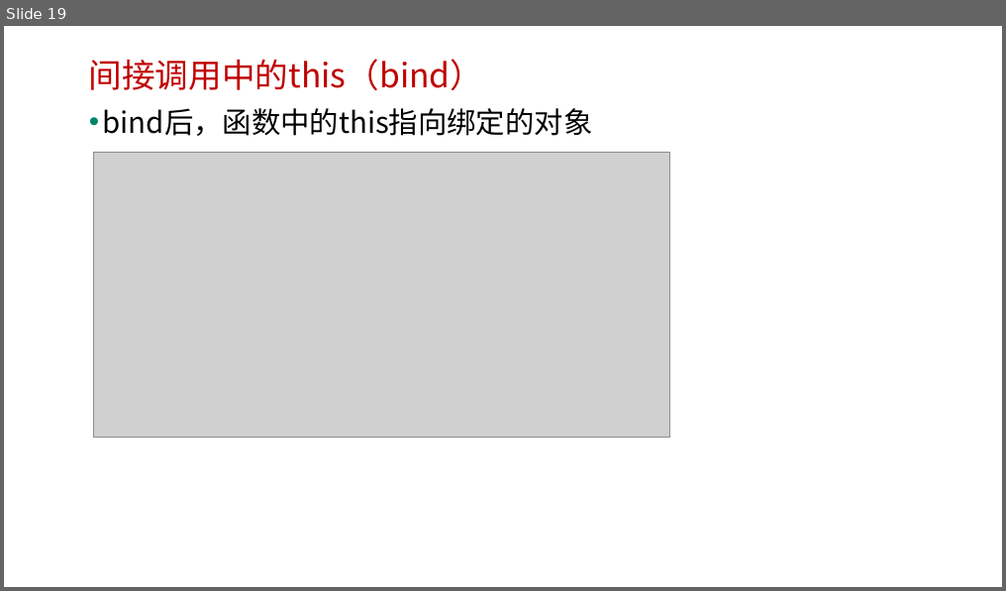
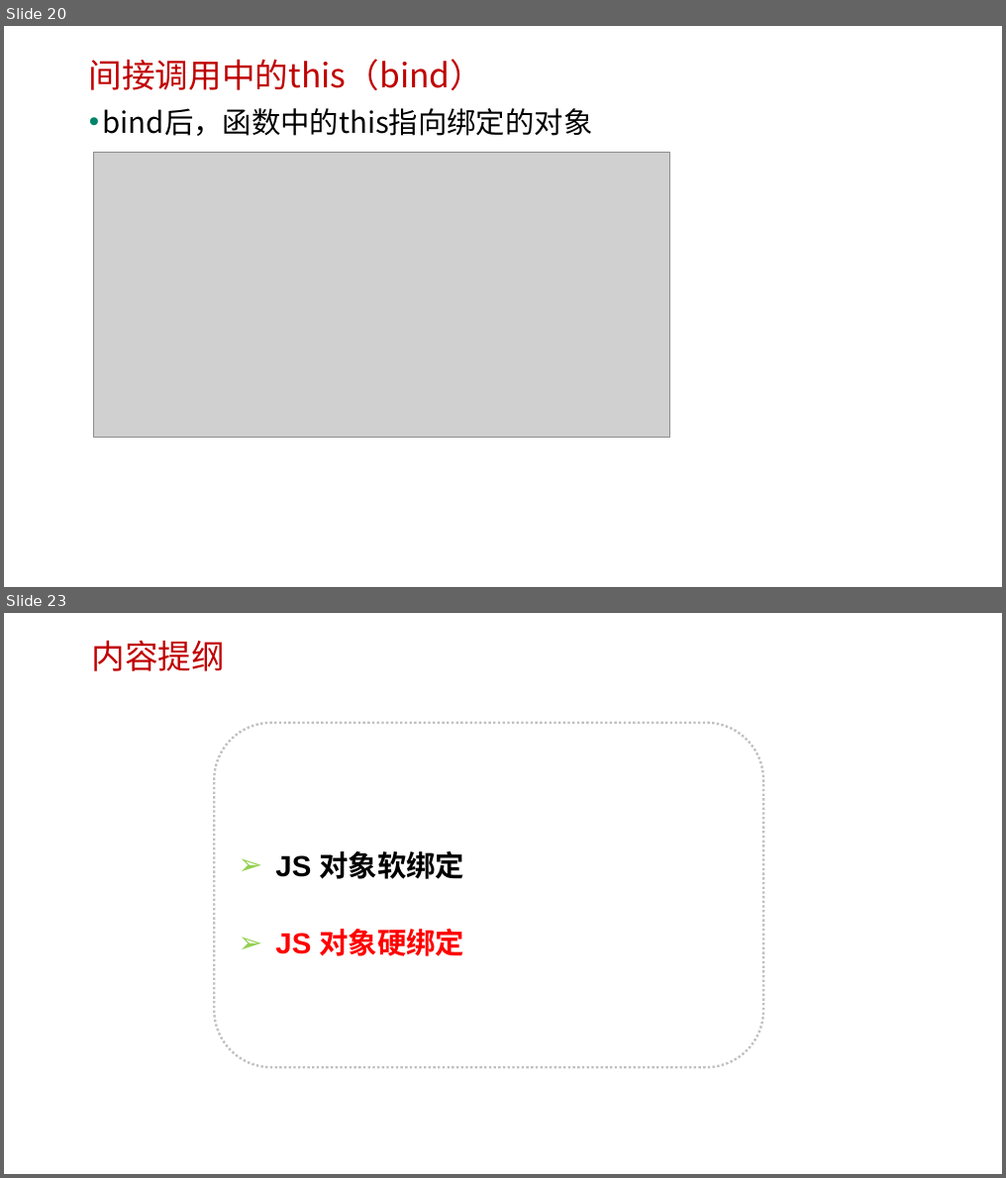
Before and after one commit to edu2act/course-javascript-advanced, a slide deck: 课程PPT/08.JavaScript面向对象编程 二（8、this详解）.pptx. Shown one above the other, each under a label of ours: slide 19 before the commit, slides 20 and 23 after it; the slides between them are not shown. The pictures are 1006x591 and 1006x1178 pixels, drawn with LibreOffice and Linux fonts; fonts in the diff are those of the drawing; grey boxes stand for pictures; background and template pictures are left out. Boxes give left, top, right and bottom in pixels: in the first picture for what was removed or moved away, otherwise in the second. Text is boxed around its words. In the diff, an @@ line names an element or a change of style, - is before the commit and + after.

```diff
--- a/课程PPT/08.JavaScript面向对象编程 二（8、this详解）.pptx
+++ b/课程PPT/08.JavaScript面向对象编程 二（8、this详解）.pptx
@@ slide 23 added at [4,613,1002,1174], background picture (left out) @@
@@ text added at [92,640,225,671], 32 pt, text #C00000 @@
+内容提纲
@@ rounded rectangle added at [214,723,764,1068], outline #C0C0C0 2.25 pt dashed, 28 pt, text #000000, bold @@
+➢ JS 对象软绑定
+➢ JS 对象硬绑定
@@ what was slide 19 is now slide 20 @@
```
Also in this commit, not shown: 2 slides changed, 4 other slides added, 2 other files.
